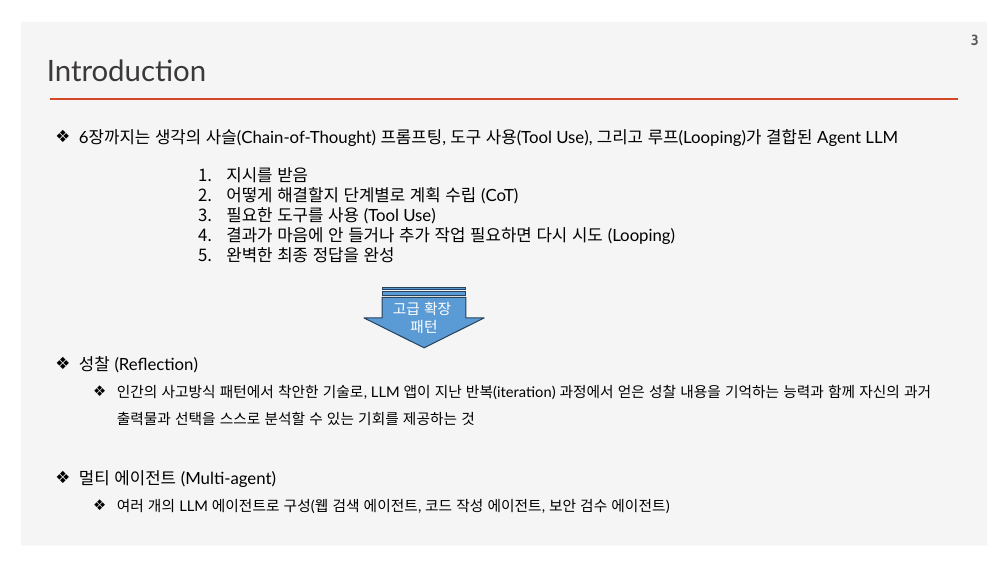
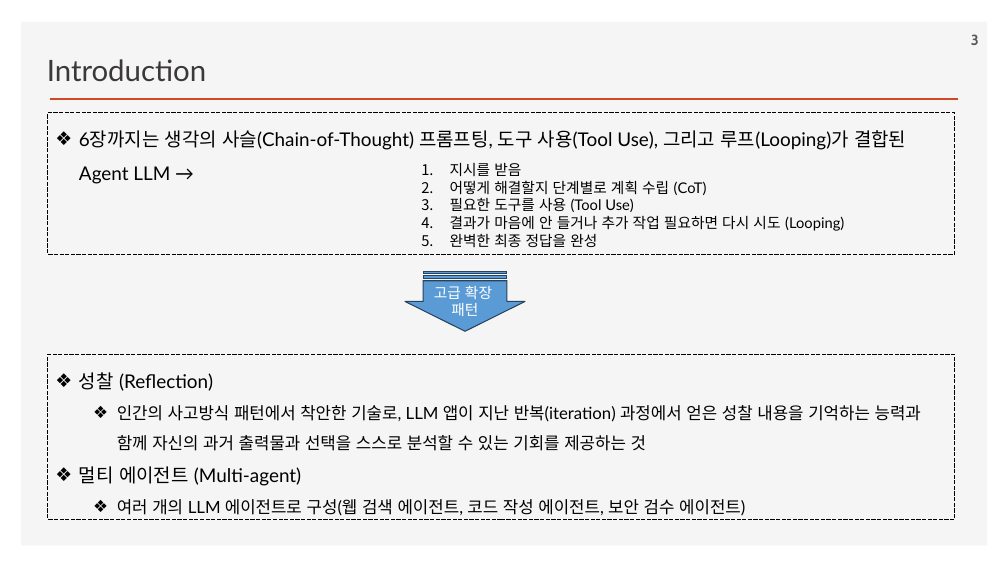
Before and after one commit to ancestor9/2026_Fall_Learning-Langchain-AI-Agent, a slide deck: slide 3 of ppts/CHAPTER 7 Agent II.pptx. Drawn at 1008x567 pixels with LibreOffice and Linux fonts; fonts in the diff are those of the drawing; background and template pictures are left out. Boxes give left, top, right and bottom in pixels: in the first picture for what was removed or moved away, otherwise in the second. Text is boxed around its words. In the diff, an @@ line names an element or a change of style, - is before the commit and + after.

```diff
--- a/ppts/CHAPTER 7 Agent II.pptx
+++ b/ppts/CHAPTER 7 Agent II.pptx
@@ rectangle "6장까지는 생각의 사슬(Chain-of-Thought) 프롬프팅, 도구 ...": place and size @@
-rectangle "6장까지는 생각의 사슬(Chain-of-Thought) 프롬프팅, 도구 ..." at (79, 129, 898, 146)
+rectangle "6장까지는 생각의 사슬(Chain-of-Thought) 프롬프팅, 도구 ..." at (48, 113, 954, 254)
@@ rectangle "6장까지는 생각의 사슬(Chain-of-Thought) 프롬프팅, 도구 ..." at (48, 113, 954, 254): outline none to #000000 0.75 pt dashed @@
@@ text in rectangle at (79, 130, 906, 184): text changed; size 16 to 18 pt @@
-❖ 6장까지는 생각의 사슬(Chain-of-Thought) 프롬프팅, 도구 사용(Tool Use), 그리고 루프(Looping)가 결합된 Agent LLM
+❖ 6장까지는 생각의 사슬(Chain-of-Thought) 프롬프팅, 도구 사용(Tool Use), 그리고 루프(Looping)가 결합된 Agent LLM →
@@ text "지시를 받음": place and size @@
-text "지시를 받음" at (226, 167, 675, 263)
+text "지시를 받음" at (450, 163, 844, 247)
@@ text "지시를 받음" at (450, 163, 844, 247): size 16 to 14 pt @@
@@ striped right arrow: place and size @@
-striped right arrow at (364, 288, 484, 348)
+striped right arrow at (405, 271, 526, 331)
@@ text "고급 확장": place and size @@
-text "고급 확장" at (393, 302, 451, 333)
+text "고급 확장" at (434, 285, 492, 316)
@@ rectangle "성찰 (Reflection)": place and size @@
-rectangle "성찰 (Reflection)" at (79, 356, 931, 513)
+rectangle "성찰 (Reflection)" at (48, 355, 954, 520)
@@ rectangle "성찰 (Reflection)" at (48, 355, 954, 520): size 16 to 18 pt in "성찰 (Reflection)", "멀티 에이전트 (Multi-agent)"; size 14 to 16 pt in "인간의 사고방식 패턴에서 착안한 기술로, LLM 앱이 ...", "여러 개의 LLM 에이전트로 구성(웹 검색 에이전트, ..."; outline none to #000000 0.75 pt dashed @@
```
Also in this commit, not shown: 2 other slides changed, 1 other file.
